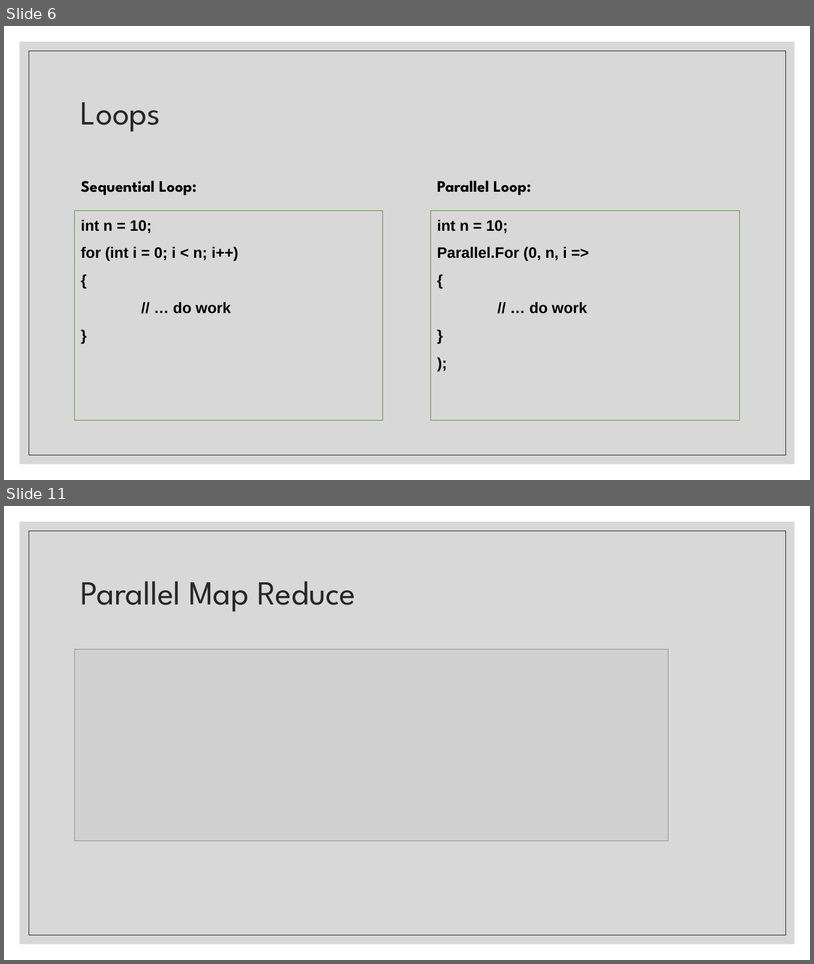
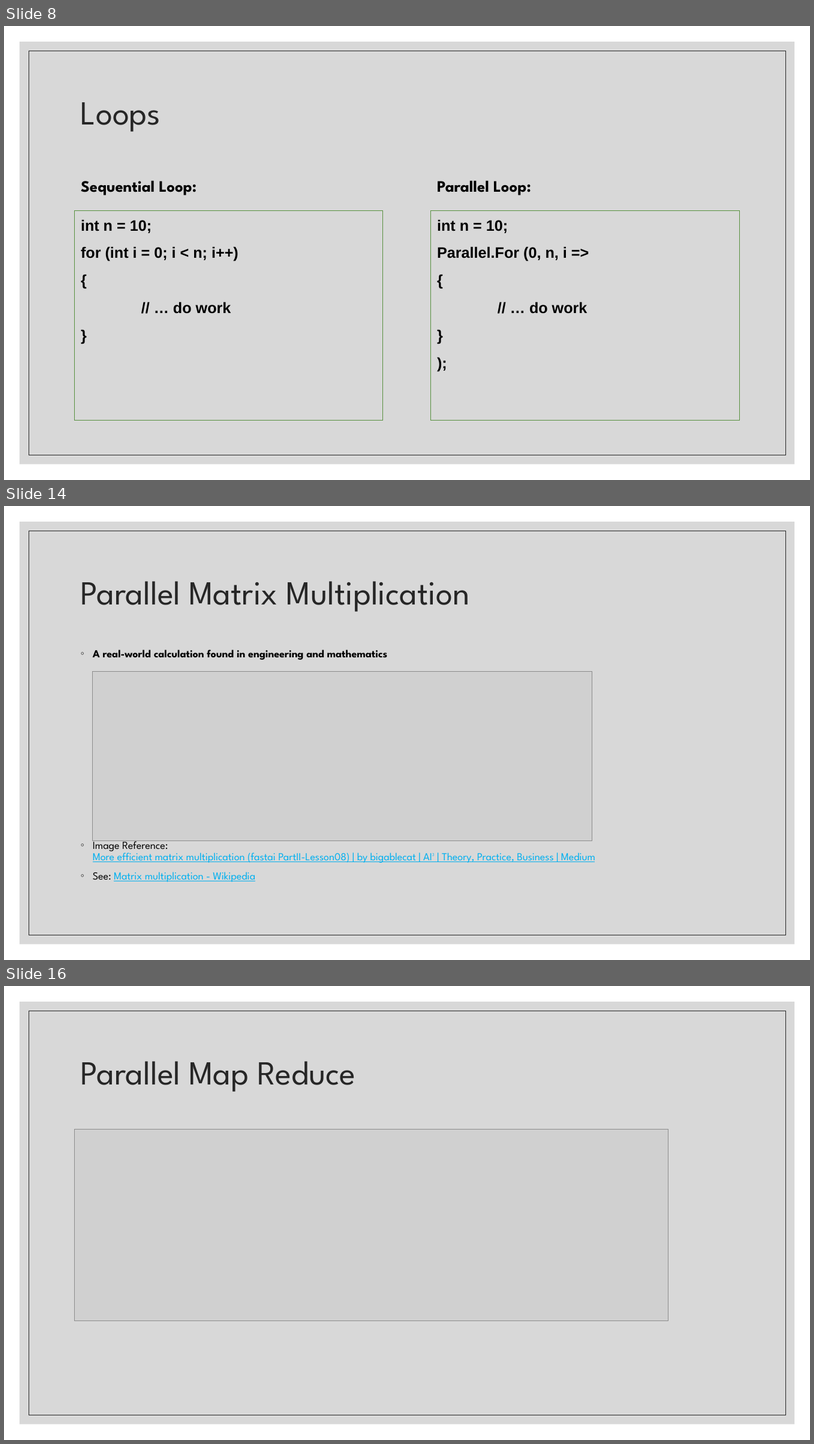
Before and after one commit to belward1/CSC543FinalProject, a slide deck: CSC543FinalProject/CSC 543 - Spring 2021 - Final Project - Bob Elward.pptx. Shown one above the other, each under a label of ours: slides 6 and 11 before the commit, slides 8, 14 and 16 after it; the slides between them are not shown. The pictures are 814x964 and 814x1444 pixels, drawn with LibreOffice and Linux fonts; fonts in the diff are those of the drawing; grey boxes stand for pictures. Boxes give left, top, right and bottom in pixels: in the first picture for what was removed or moved away, otherwise in the second. Text is boxed around its words. In the diff, an @@ line names an element or a change of style, - is before the commit and + after.

```diff
--- a/CSC543FinalProject/CSC 543 - Spring 2021 - Final Project - Bob Elward.pptx
+++ b/CSC543FinalProject/CSC 543 - Spring 2021 - Final Project - Bob Elward.pptx
@@ slide 14 added at (x1=4, y1=506, x2=810, y2=960), background #FFFFFF; not listed: 2 template elements that a slide beside it also shows @@
@@ title added at (x1=81, y1=581, x2=470, y2=612), 40 pt, text #262626 @@
+Parallel Matrix Multiplication
@@ text added at (x1=93, y1=649, x2=596, y2=882), 12.8 pt, text #00B0F0, underline @@
+◦ A real-world calculation found in engineering and mathematics
+◦ Image Reference:
+  More efficient matrix multiplication (fastai PartII-Lesson08) | by bigablecat | AI³ | Theory, Practice, Business | Medium
+◦ See: Matrix multiplication - Wikipedia
@@ picture added at (x1=92, y1=672, x2=593, y2=841) @@
@@ what was slide 6 is now slide 8 @@
@@ what was slide 11 is now slide 16 @@
```
Also in this commit, not shown: 4 slides changed, 5 other slides added, 10 other files.
